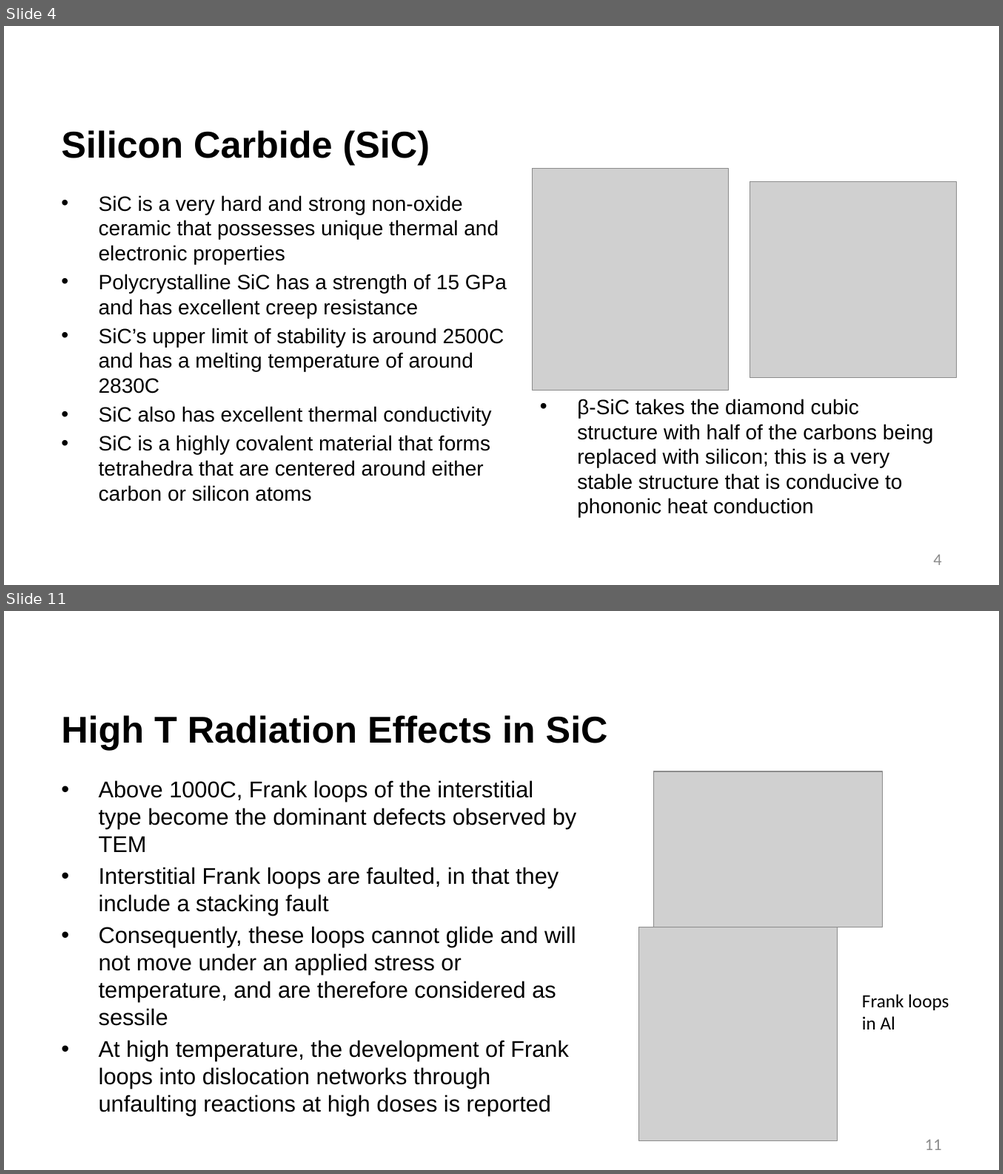
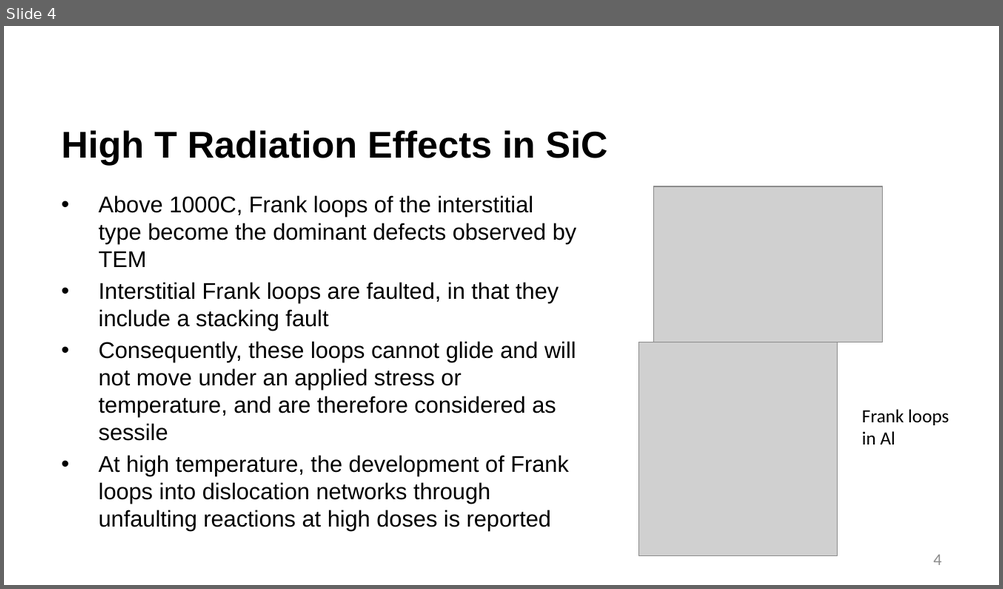
Before and after one commit to benbeeler/TEACHING, a slide deck: Advanced Reactor Materials/Fall2026/Lec4_TRISO.pptx. Shown one above the other, each under a label of ours: slides 4 and 11 before the commit, slide 4 after it; the slides between them are not shown. The pictures are 1003x1174 and 1003x589 pixels, drawn with LibreOffice and Linux fonts; fonts in the diff are those of the drawing; grey boxes stand for pictures; background and template pictures are left out. Boxes give left, top, right and bottom in pixels: in the first picture for what was removed or moved away, otherwise in the second. Text is boxed around its words. In the diff, an @@ line names an element or a change of style, - is before the commit and + after.

```diff
--- a/Advanced Reactor Materials/Fall2026/Lec4_TRISO.pptx
+++ b/Advanced Reactor Materials/Fall2026/Lec4_TRISO.pptx
@@ slide 4 removed at [4, 26, 999, 585], background #FFFFFF @@
@@ title removed at [61, 130, 430, 165] @@
-Silicon Carbide (SiC)
@@ picture removed at [532, 169, 728, 390] @@
@@ text removed at [99, 195, 506, 502] @@
-• SiC is a very hard and strong non-oxide ceramic that possesses unique thermal and electronic properties
-• Polycrystalline SiC has a strength of 15 GPa and has excellent creep resistance
-• SiC’s upper limit of stability is around 2500C and has a melting temperature of around 2830C
-• SiC also has excellent thermal conductivity
-• SiC is a highly covalent material that forms tetrahedra that are centered around either carbon or silicon atoms
@@ picture removed at [750, 181, 957, 378] @@
@@ text removed at [577, 399, 933, 518] @@
-• β-SiC takes the diamond cubic structure with half of the carbons being replaced with silicon; this is a very stable structure that is conducive to phononic heat conduction
@@ page number removed at [933, 554, 941, 565] @@
-4
@@ what was slide 11 is now slide 4 @@
@@ page number at [933, 554, 941, 565]: text changed @@
-11
+4
```
Also in this commit, not shown: 3 slides changed, 6 other slides removed, 4 other files.
